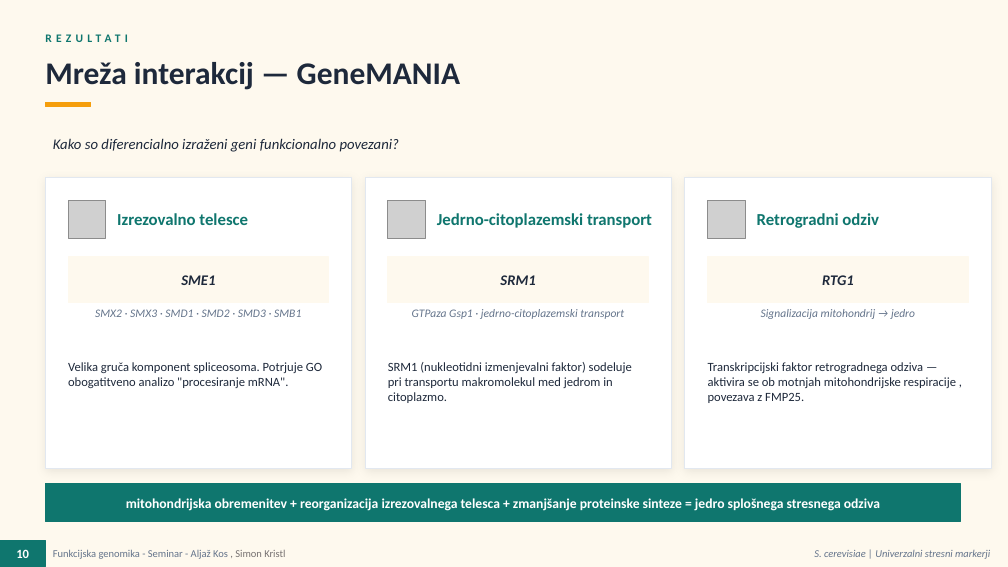
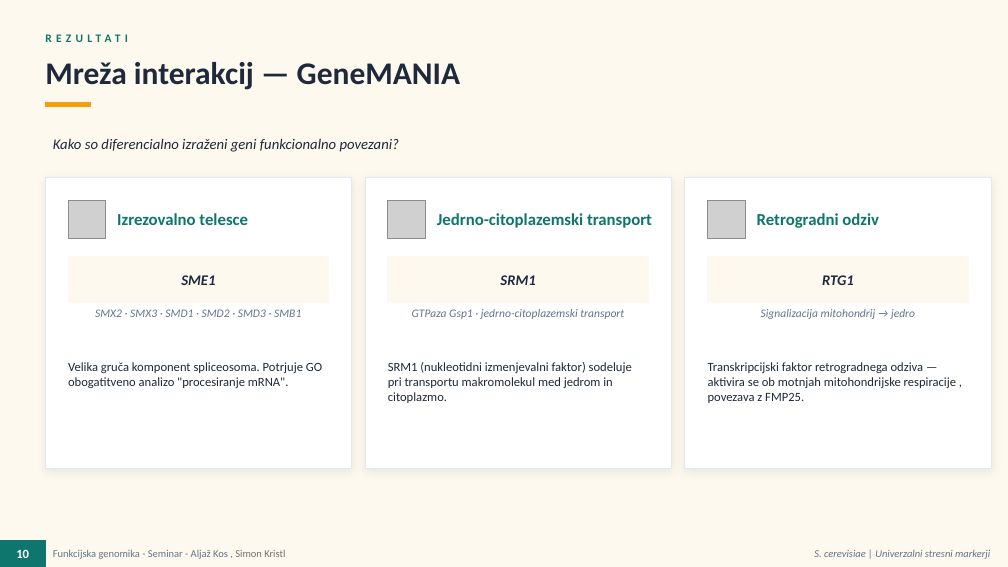
Before and after one commit to azi-kos/S.Cerevisiae-universal-stress-marker, a slide deck: slide 10 of Seminar_S_cerevisiae_stresni_markerji.pptx. Drawn at 1008x567 pixels with LibreOffice and Linux fonts; fonts in the diff are those of the drawing; grey boxes stand for pictures. Boxes give left, top, right and bottom in pixels: in the first picture for what was removed or moved away, otherwise in the second. Text is boxed around its words. In the diff, an @@ line names an element or a change of style, - is before the commit and + after.

Commit message:
last last

```diff
--- a/Seminar_S_cerevisiae_stresni_markerji.pptx
+++ b/Seminar_S_cerevisiae_stresni_markerji.pptx
@@ rectangle removed at (45,484,960,522) @@
@@ text removed at (126,498,880,511) @@
-mitohondrijska obremenitev + reorganizacija izrezovalnega telesca + zmanjšanje proteinske sinteze = jedro splošnega stresnega odziva
```
Also in this commit, not shown: 2 other slides changed.
